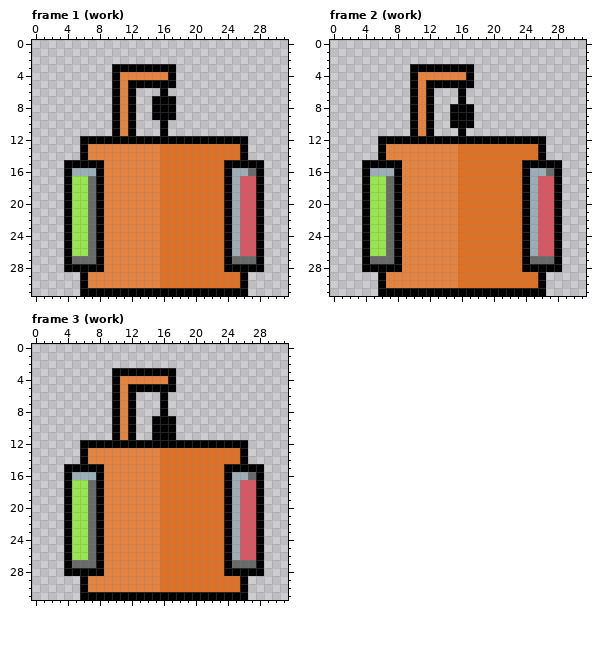
A pixel-art file gets an edit: assets/constructor.aseprite. Above: the version before the commit.
32x32 pixels, 4 frames. Shown: frame 1 (work), frame 2 (work), frame 3 (work). The commit also changed other frames, which this record leaves out.
After:
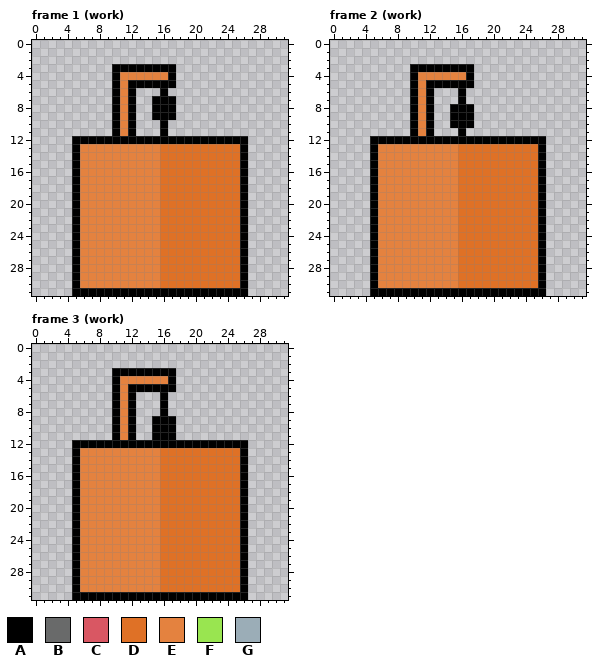
Palette (. is transparent): A #000000  B #696a6a  C #d95763  D #df7126  E #e4823f  F #99e550  G #9badb7
The edit:
Changed rows in their new state; - is an unchanged pixel.
Frame 1 (work):
first column x 4:
12 -A-----------------------
13 -AE----------------------
14 -AE----------------------
15 .-EEE---------------DD-..
16 .AEEE---------------DDA..
17 .AEEE---------------DDA..
18 .AEEE---------------DDA..
19 .AEEE---------------DDA..
20 .AEEE---------------DDA..
21 .AEEE---------------DDA..
22 .AEEE---------------DDA..
23 .AEEE---------------DDA..
24 .AEEE---------------DDA..
25 .AEEE---------------DDA..
26 .AEEE---------------DDA..
27 .AEEE---------------DDA..
28 .-EEE---------------DD-..
29 -AE----------------------
30 -AE----------------------
31 -A-----------------------
Frame 2 (work): the same change as frame 1 (work)
Frame 3 (work): the same change as frame 1 (work)
Changed places in both pictures, as pixel boxes (x1, y1, x2, y2):
changed: (64, 136, 104, 296)
changed: (224, 160, 264, 272)
changed: (362, 136, 402, 296)
changed: (522, 160, 562, 272)
changed: (64, 440, 104, 600)
changed: (224, 464, 264, 576)
